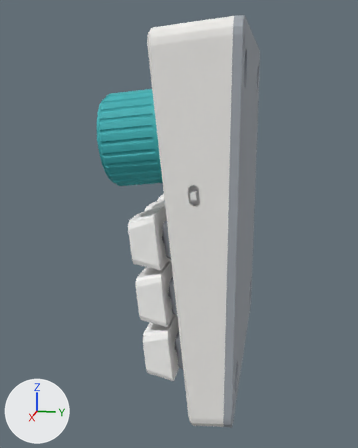
The glTF model build/viewer_B.glb as it was, and as the next commit left it.
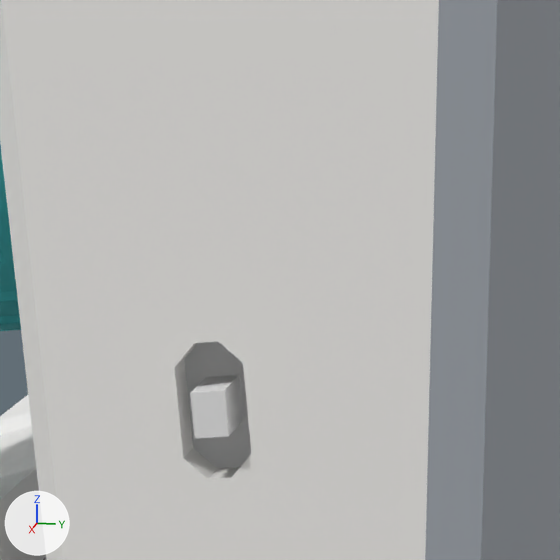
Each version is shown whole from a camera (50 mm lens) standing at (229.6, 10.0, 96.8) and looking at (53.4, -25.3, 52.7), then close up on the part from 44% to 70% of the width and 29% to 49% of the height. Lighting does not change. The marker at lower left points along +X, +Y and +Z. The first two pictures are the older version.

In view in the first close-up: 'bottom', 'keycaps', 'knob', 'power_switch', 'top'.
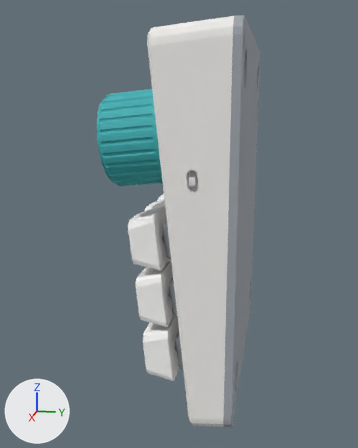
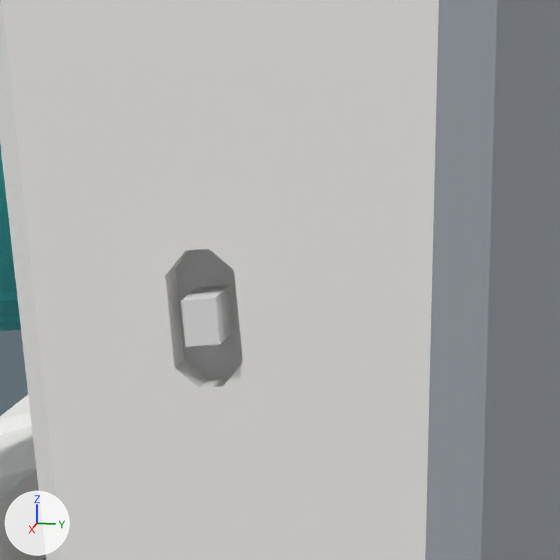
Boxes (x1, y1, x2, y2) around the edits, measured in the close-ups (560 x 560 px; the box of a moved part takes in the faces that stretch with it):
```json
{"object": "power_switch", "change": "moved", "before": [184, 341, 251, 469], "after": [175, 249, 243, 379]}
{"part": 1, "of": "me_top", "change": "moved or reshaped", "before": [162, 246, 254, 481], "after": [162, 246, 253, 481]}
```

Edits to the scene script, one JSON object a line:
```json
{"block": "me_top", "where": "me_top.from_pydata(...)  # 2268 vertices, 4596 faces; spans x 0.0..101.0, y -24.5..-2.4, z 0.1..117.9"}
{"block": "me_top", "where": "# used by ob_top; location = (0.0, 0.0, 0.0)"}
{"block": "me_top", "change": "me_top part 1: 12 vertices removed from x 98.6..101.0, y -13.0..-10.0, z 69.4..75.5; 12 vertices added at x 98.6..101.0, y -13.8..-10.9, z 73.4..79.5"}
{"block": "me_power_switch", "where": "# used by ob_power_switch; location = (0.0, 0.0, 0.0)"}
{"op": "remove", "block": "me_power_switch", "code": "me_power_switch.from_pydata(...)  # 16 vertices, 28 faces; spans x 93.5..101.9, y -13.89..-9.53, z 68.02..76.94"}
{"op": "add", "block": "me_power_switch", "code": "me_power_switch.from_pydata(...)  # 16 vertices, 28 faces; spans x 93.5..101.9, y -14.31..-9.95, z 72.0..80.92"}
{"block": "me_power_switch", "change": "me_power_switch part 2: the whole mesh is moved by (0.0, -0.42, 3.98)"}
```
